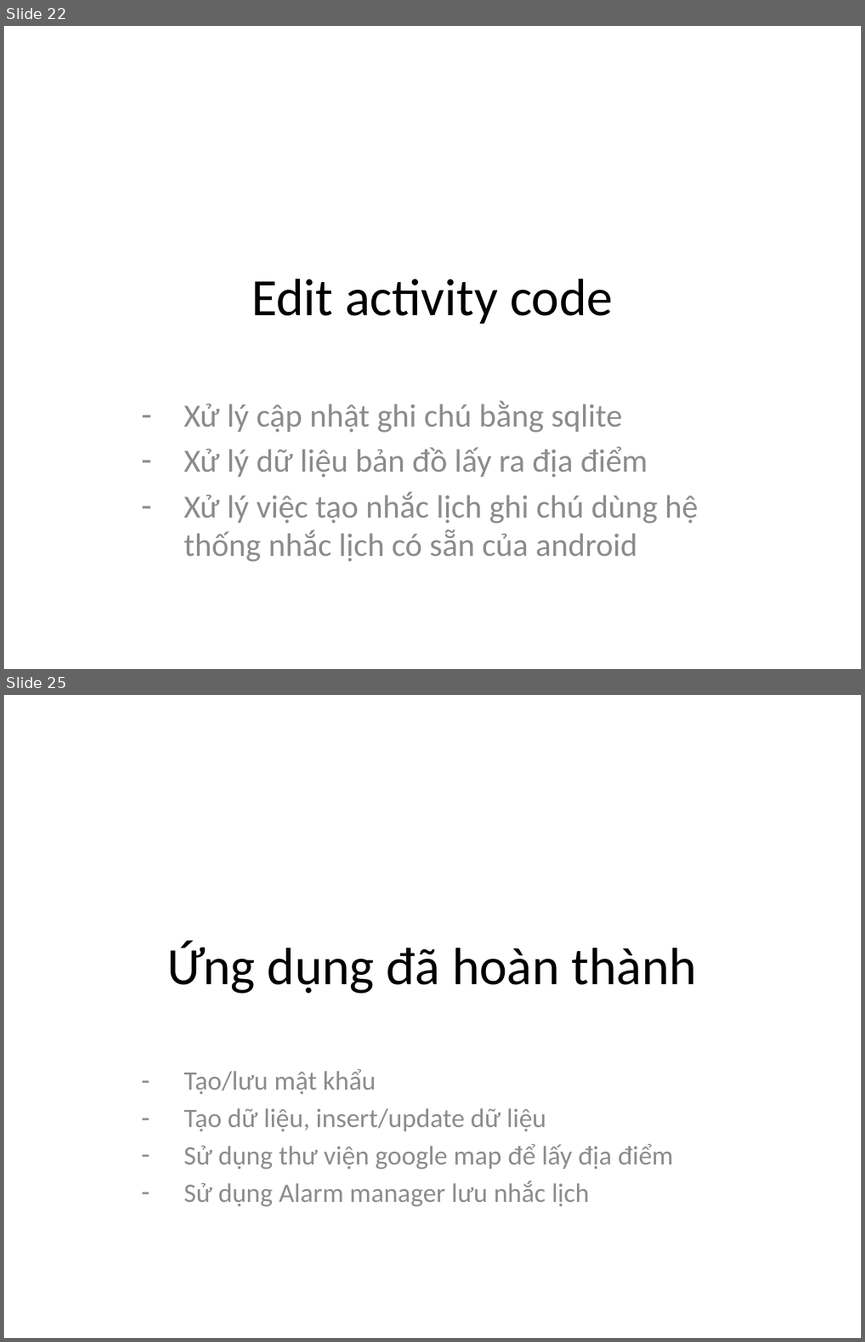
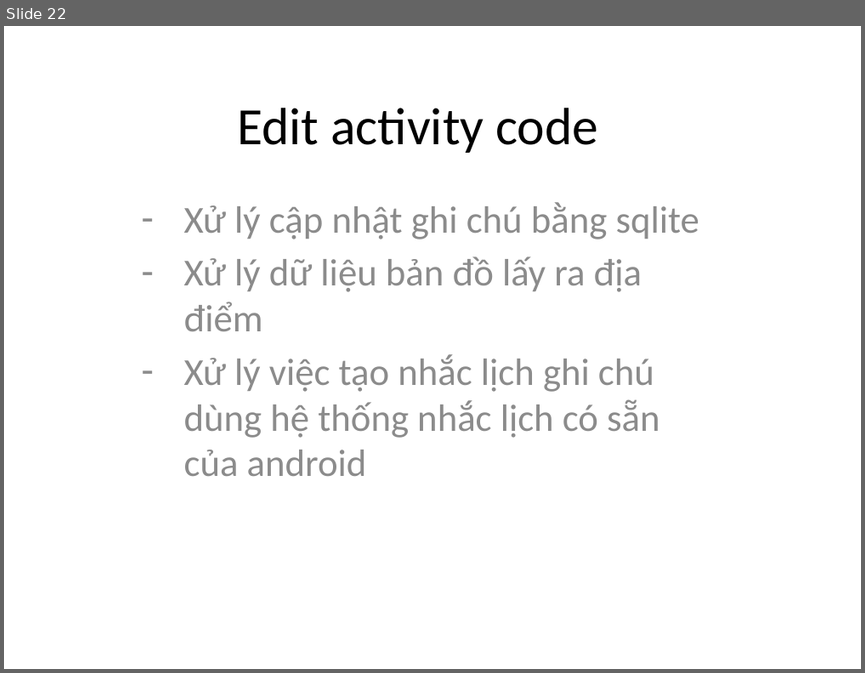
Before and after one commit to phamtuanchip/android, a slide deck: Mon Ky thuat lap trinh.pptx. Shown one above the other, each under a label of ours: slides 22 and 25 before the commit, slide 22 after it; the slides between them are not shown. The pictures are 865x1342 and 865x673 pixels, drawn with LibreOffice and Linux fonts; fonts in the diff are those of the drawing. Boxes give left, top, right and bottom in pixels: in the first picture for what was removed or moved away, otherwise in the second. Text is boxed around its words. In the diff, an @@ line names an element or a change of style, - is before the commit and + after.

```diff
--- a/Mon Ky thuat lap trinh.pptx
+++ b/Mon Ky thuat lap trinh.pptx
@@ slide 25 removed at <box>4,695,861,1338</box>, background #FFFFFF @@
@@ title removed at <box>167,941,697,993</box> @@
-Ứng dụng đã hoàn thành
@@ subtitle removed at <box>184,1069,673,1207</box> @@
-– Tạo/lưu mật khẩu
-– Tạo dữ liệu, insert/update dữ liệu
-– Sử dụng thư viện google map để lấy địa điểm
-– Sử dụng Alarm manager lưu nhắc lịch
@@ slide 22 changed as well @@
@@ title "Edit activity code": place and size @@
-title "Edit activity code" at <box>251,278,613,324</box>
+title "Edit activity code" at <box>237,108,598,153</box>
@@ subtitle "Xử lý cập nhật ghi ...": place and size @@
-subtitle "Xử lý cập nhật ghi ..." at <box>184,400,698,562</box>
+subtitle "Xử lý cập nhật ghi ..." at <box>184,202,699,476</box>
@@ subtitle "Xử lý cập nhật ghi ..." at <box>184,202,699,476</box>: size 27.2 to 32 pt @@
```
Also in this commit, not shown: 16 other slides changed, 7 slides added, 9 other slides removed, 1 other file.
